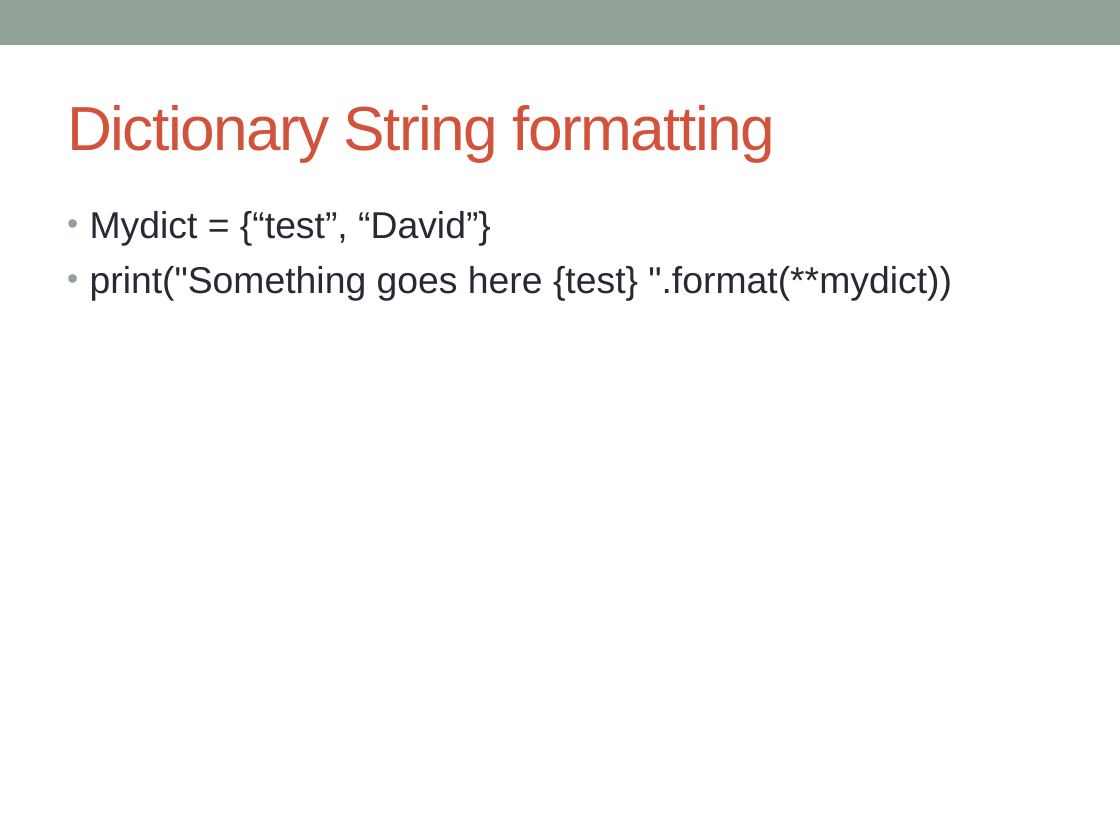
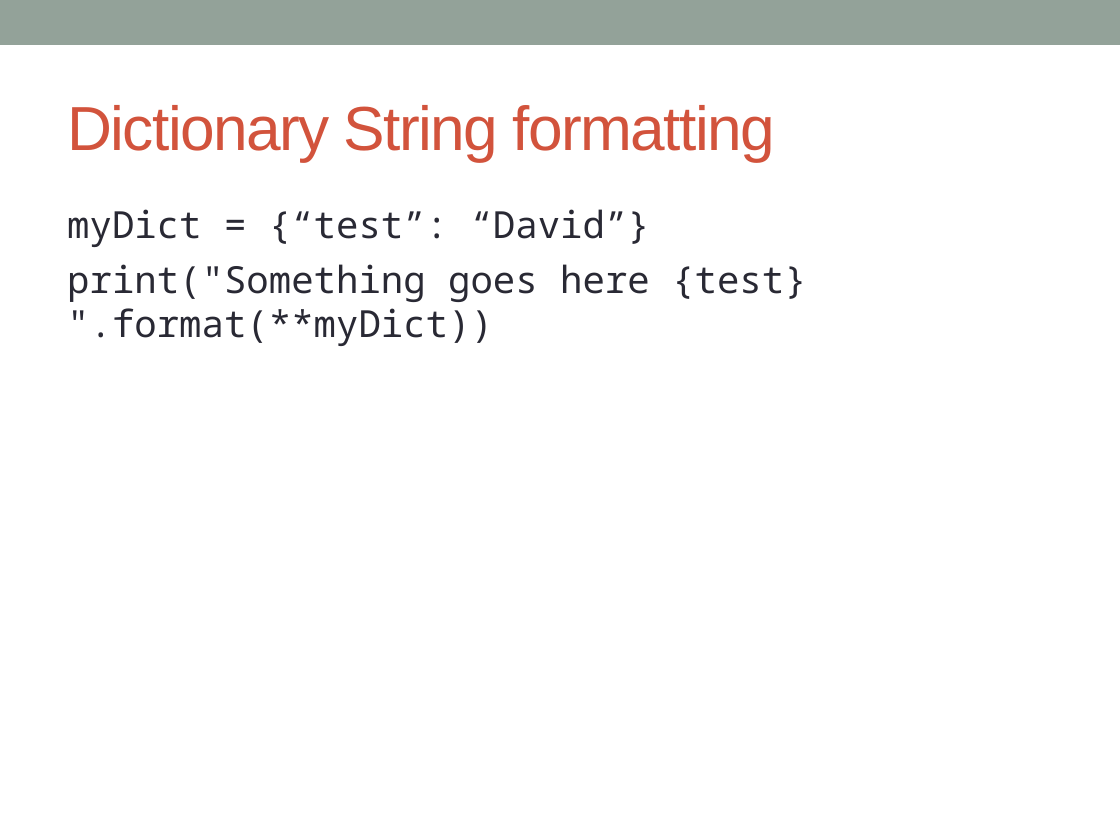
Before and after one commit to MGIS-UMN-GIS5578/GIS5578-week3, a slide deck: slide 15 of week3_sequences_review.odp. Drawn at 1120x840 pixels with LibreOffice and Linux fonts; fonts in the diff are those of the drawing. Boxes give left, top, right and bottom in pixels: in the first picture for what was removed or moved away, otherwise in the second. Text is boxed around its words. In the diff, an @@ line names an element or a change of style, - is before the commit and + after.

```diff
--- a/week3_sequences_review.odp
+++ b/week3_sequences_review.odp
@@ text at [67,209,806,346]: text changed; font Arial to Noto Sans Mono @@
-• Mydict = {“test”, “David”}
-• print("Something goes here {test} ".format(**mydict))
+myDict = {“test”: “David”}
+print("Something goes here {test} ".format(**myDict))
```
Also in this commit, not shown: 2 other slides changed, 3 other files.
